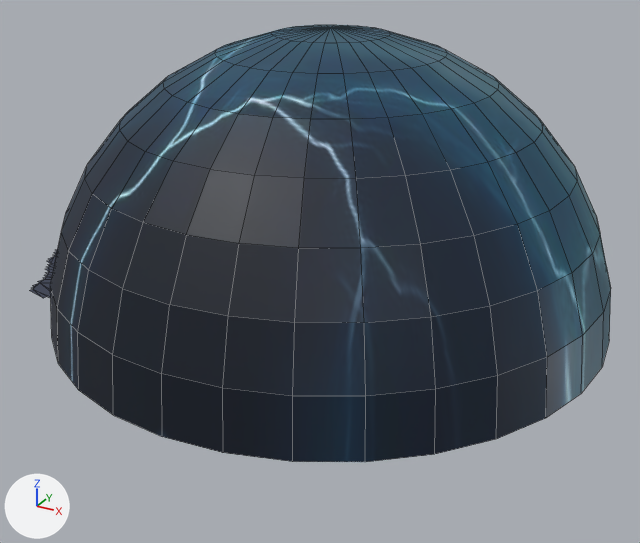
A saved change to the Blender file Assets/Models/mapa/Proluxiraz.blend.
Before and after are seen from a 50 mm camera at (1005.0, -1880.0, 940.0) aimed at (-75.0, 83.0, -41.0). Lighting does not change. The marker at lower left points along +X, +Y and +Z. Mesh edges are drawn as thin lines.
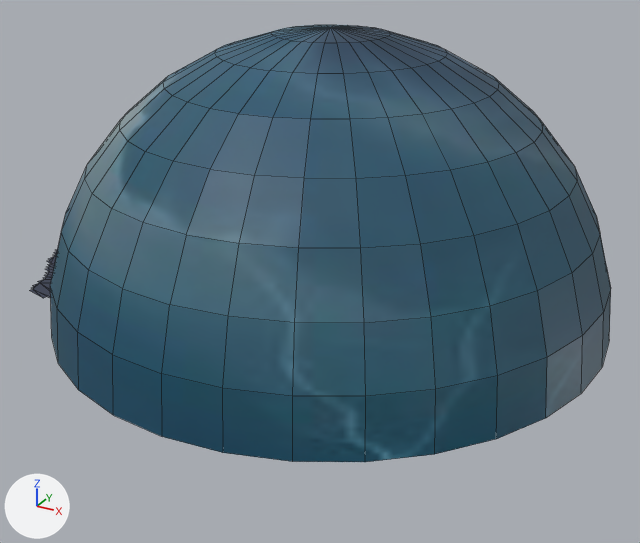
The change, as JSON lines over the scene's bpy script:
```json
{"block": "mat_material_004", "where": "n1 = _N.new('ShaderNodeTexImage'); n1.name = 'Image Texture'"}
{"op": "add", "block": "mat_material_004", "code": "n1.projection = 'SPHERE'"}
```

Pixel boxes [x1, y1, x2, y2] of what changed, in the pictures (640 x 543 px):
```json
{"object": "Sphere", "change": "surface changed", "before": [50, 27, 611, 462], "after": [50, 27, 611, 462]}
```
